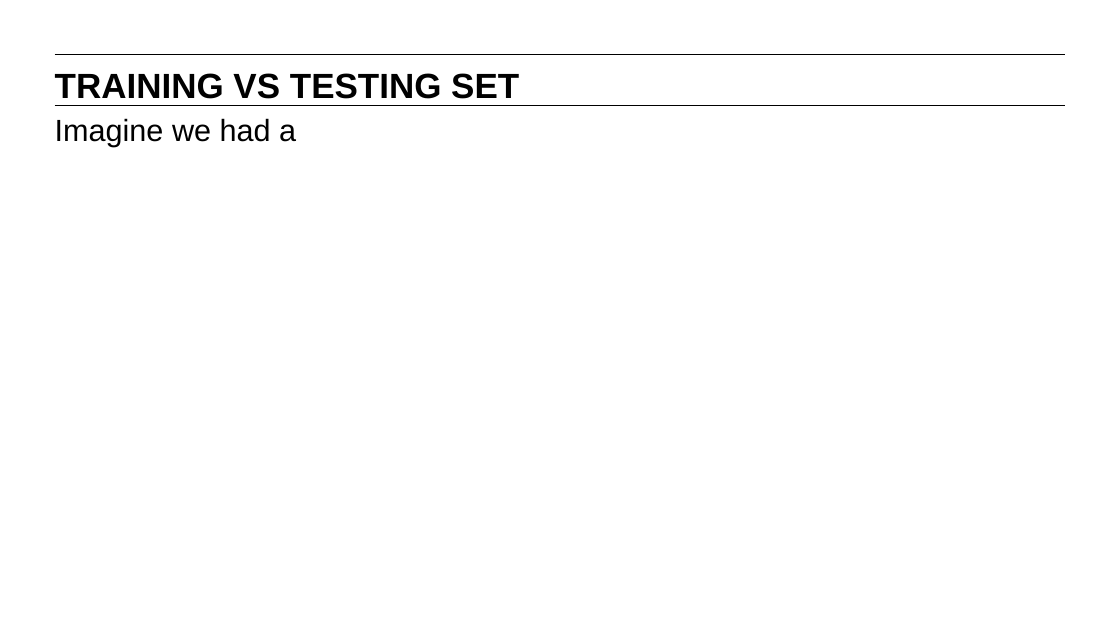
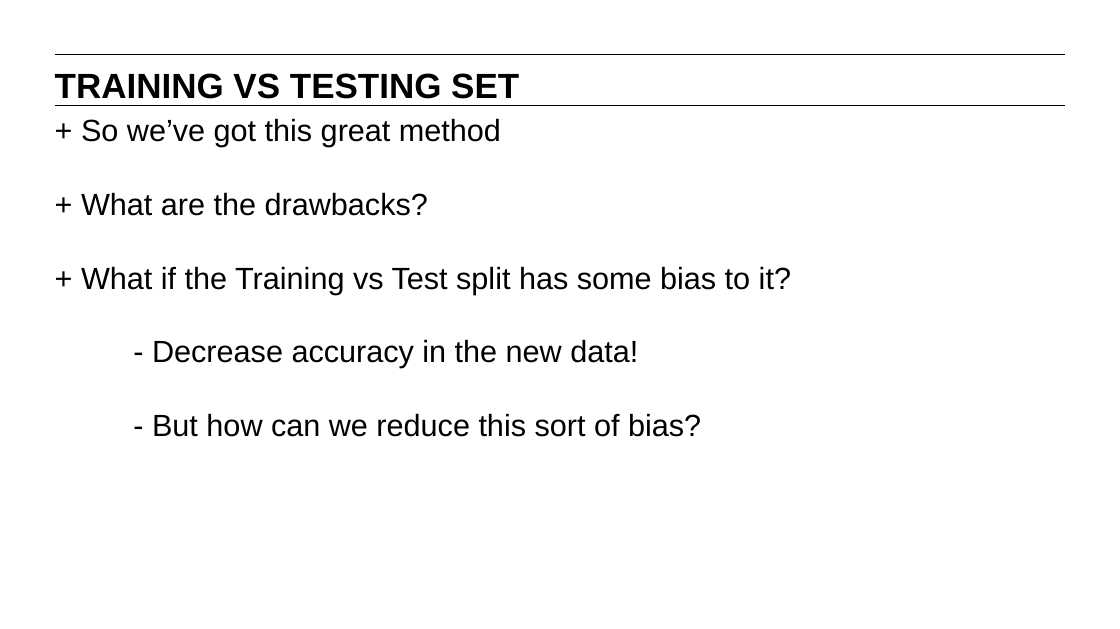
Before and after one commit to matanefron/data-sets, a slide deck: slide 6 of lessons/lesson-7/07-evaluating-model-fit_redux.pptx (slide 5 before the commit). Drawn at 1120x629 pixels with LibreOffice and Linux fonts; fonts in the diff are those of the drawing. Boxes give left, top, right and bottom in pixels: in the first picture for what was removed or moved away, otherwise in the second. Text is boxed around its words. In the diff, an @@ line names an element or a change of style, - is before the commit and + after.

```diff
--- a/lessons/lesson-7/07-evaluating-model-fit_redux.pptx
+++ b/lessons/lesson-7/07-evaluating-model-fit_redux.pptx
@@ text at <box>81,118,791,437</box>: text changed @@
-Imagine we had a
++ So we’ve got this great method
++ What are the drawbacks?
++ What if the Training vs Test split has some bias to it?
+- Decrease accuracy in the new data!
+- But how can we reduce this sort of bias?
```
Also in this commit, not shown: 7 slides added, 7 other files.
